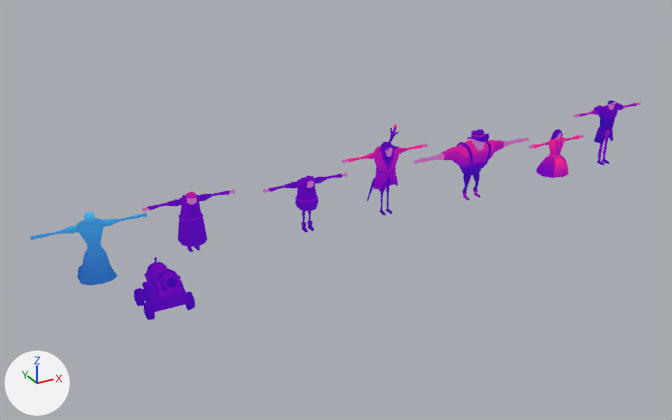
The Blender file BlackWhite/Assets/Assets/Models/characters.blend as it was, and as the next commit left it.
Before and after are seen from a 50 mm camera at (-10.79, -21.37, 11.04) aimed at (0.79, -0.33, 0.52). The lights are fixed; the arrows at lower left show +X, +Y and +Z.

The older version as bpy lines, for what is in view:
```python
me_cube_002 = bpy.data.meshes.new('Cube.002')
me_cube_002.from_pydata(...)  # 457 vertices, 342 faces; spans x -0.606..0.606, y -0.718..0.608, z -0.001..1.169
me_cube_002.polygons.foreach_set('use_smooth', [True] * 342)
me_cube_002.materials.append(mat_material)  # picture img_color_pallete_png
me_cube_006 = bpy.data.meshes.new('Cube.006')
me_cube_006.from_pydata(...)  # 173 vertices, 165 faces; spans x -1.44..1.44, y -0.52..0.75, z 0.01..1.76
me_cube_006.polygons.foreach_set('use_smooth', [True] * 165)
me_cube_006.materials.append(mat_material)  # picture img_color_pallete_png
me_cube_019 = bpy.data.meshes.new('Cube.019')
me_cube_019.from_pydata(...)  # 540 vertices, 526 faces; spans x -1.4..1.4, y -0.37..0.14, z -0.11..2.07
me_cube_019.polygons.foreach_set('use_smooth', [True] * 526)
me_cube_019.materials.append(mat_material)  # picture img_color_pallete_png
ob_cannon = bpy.data.objects.new('Cannon', me_cube_002)
ob_cannon.location = (-4.99, -2.38, 0.0)
ob_knight = bpy.data.objects.new('Knight', me_cube_019)
ob_knight.location = (11.07, 0.03, 0.09)
ob_player = bpy.data.objects.new('Player', me_cube_006)
ob_player.location = (-5.97, 0.0, 0.0)
# also in view: 'Goon' at (-3.26, 0.28, 0.85); 'Goon.001' at (0.0, -0.1, 0.82); 'Princess' at (8.99, 0.02, 0.74); 'Hunk' at (5.48, -0.36, 1.07); 'Savior' at (2.57, -0.03, 1.27)
```
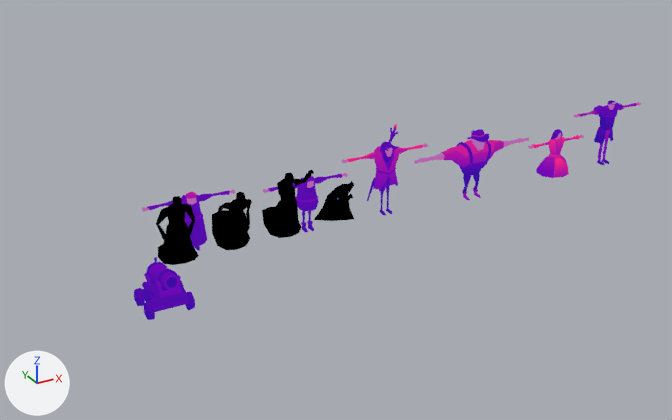
Where the change shows, as pixel boxes (x1, y1, x2, y2) in the pictures (672 x 420 px):
'Player', deleted (blue): before (30, 212, 147, 285)
'Player_Idle', added (black): after (156, 196, 199, 265)
'Player_Moving', added (black): after (212, 192, 252, 250)
'Player_Attack', added (black): after (262, 170, 314, 238)
'Player_Death', added (black): after (314, 181, 354, 221)

The change, as a list of edits to the scene's bpy script:
```text
Add mat_material_001:
    mat_material_001 = emission_material('Material.001')
    mat_material_001.base_color = (0.0, 0.0, 0.0)  # black #000000
Add me_cube_009:
    me_cube_009.from_pydata(...)  # 154 vertices, 151 faces; spans x -0.59..0.36, y -0.83..0.61, z -0.28..1.31
    me_cube_009.polygons.foreach_set('use_smooth', [True] * 151)
    me_cube_009.materials.append(mat_material)  # picture img_color_pallete_png
    me_cube_009.materials.append(mat_material_001)  # black #000000
Add me_cube_008:
    me_cube_008.from_pydata(...)  # 141 vertices, 138 faces; spans x -0.47..0.47, y -1.01..1.02, z -0.1..2.03
    me_cube_008.polygons.foreach_set('use_smooth', [True] * 138)
    me_cube_008.materials.append(mat_material)  # picture img_color_pallete_png
    me_cube_008.materials.append(mat_material_001)  # black #000000
Add me_cube_001:
    me_cube_001.from_pydata(...)  # 144 vertices, 139 faces; spans x -0.47..0.47, y -0.65..0.92, z -0.17..1.66
    me_cube_001.polygons.foreach_set('use_smooth', [True] * 139)
    me_cube_001.materials.append(mat_material)  # picture img_color_pallete_png
    me_cube_001.materials.append(mat_material_001)  # black #000000
Add me_cube_006_1:
    me_cube_006_1.from_pydata(...)  # 144 vertices, 143 faces; spans x -0.51..0.5, y -0.53..0.77, z 0.01..1.8
    me_cube_006_1.polygons.foreach_set('use_smooth', [True] * 143)
    me_cube_006_1.materials.append(mat_material)  # picture img_color_pallete_png
    me_cube_006_1.materials.append(mat_material_001)  # black #000000
Remove ob_player:
    ob_player = bpy.data.objects.new('Player', me_cube_006)
    ob_player.location = (-5.97, 0.0, 0.0)
Add ob_player_death:
    ob_player_death = bpy.data.objects.new('Player_Death', me_cube_009)
    ob_player_death.location = (1.07, 0.12, 0.0)
    _m = ob_player_death.modifiers.new('Solidify', 'SOLIDIFY')
    _m.thickness = -0.018
    _m.material_offset = 1
    _m.use_quality_normals = True
    _m.use_flip_normals = True
Add ob_player_attack:
    ob_player_attack = bpy.data.objects.new('Player_Attack', me_cube_008)
    ob_player_attack.location = (-0.56, 0.12, 0.0)
    _m = ob_player_attack.modifiers.new('Solidify', 'SOLIDIFY')
    _m.thickness = -0.018
    _m.material_offset = 1
    _m.use_quality_normals = True
    _m.use_flip_normals = True
Add ob_player_moving:
    ob_player_moving = bpy.data.objects.new('Player_Moving', me_cube_001)
    ob_player_moving.location = (-2.12, 0.12, 0.0)
    _m = ob_player_moving.modifiers.new('Solidify', 'SOLIDIFY')
    _m.thickness = -0.018
    _m.material_offset = 1
    _m.use_quality_normals = True
    _m.use_flip_normals = True
Add ob_player_idle:
    ob_player_idle = bpy.data.objects.new('Player_Idle', me_cube_006_1)
    ob_player_idle.location = (-3.77, 0.12, 0.0)
    _m = ob_player_idle.modifiers.new('Solidify', 'SOLIDIFY')
    _m.thickness = -0.018
    _m.material_offset = 1
    _m.use_quality_normals = True
    _m.use_flip_normals = True
```
